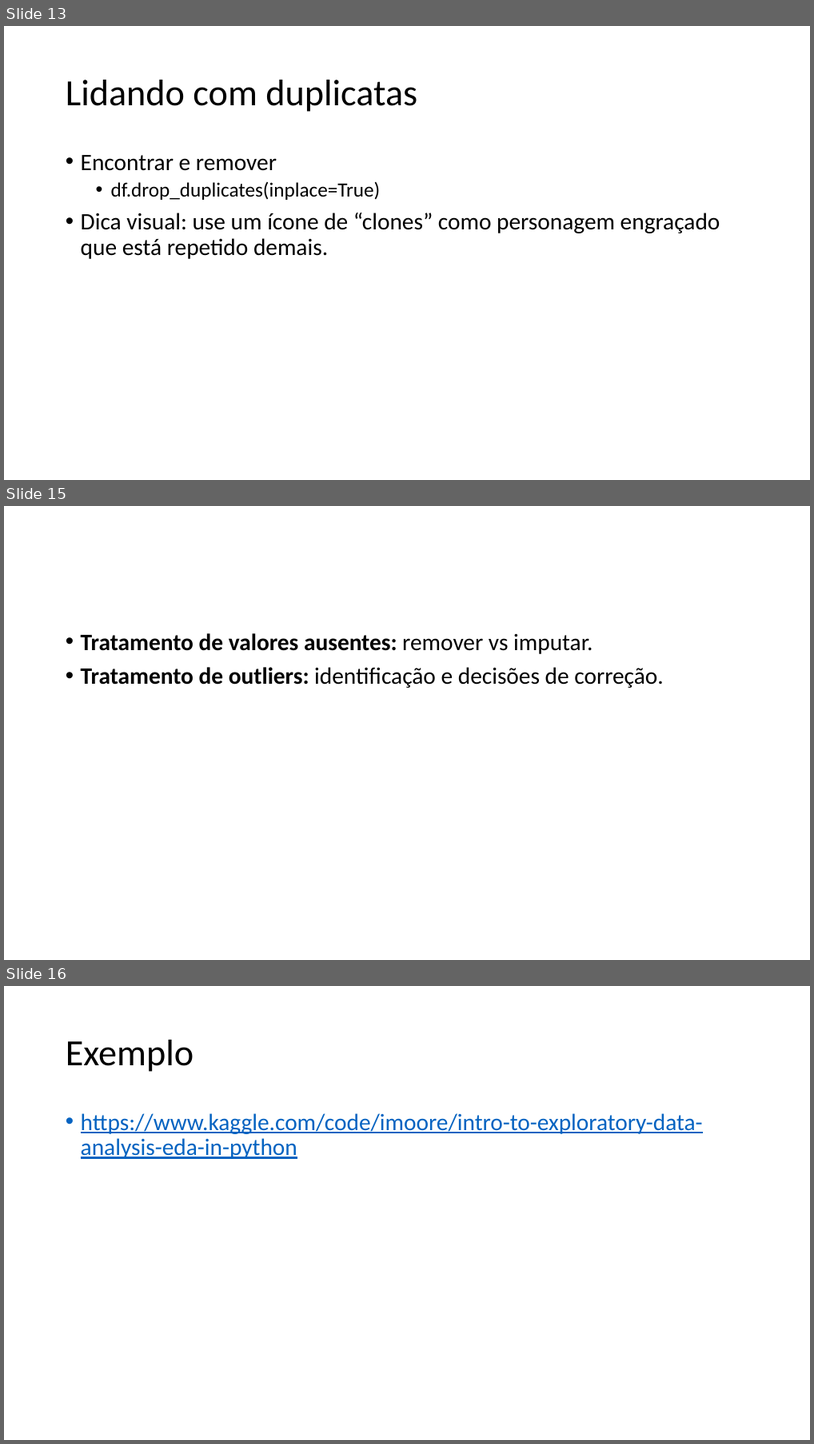
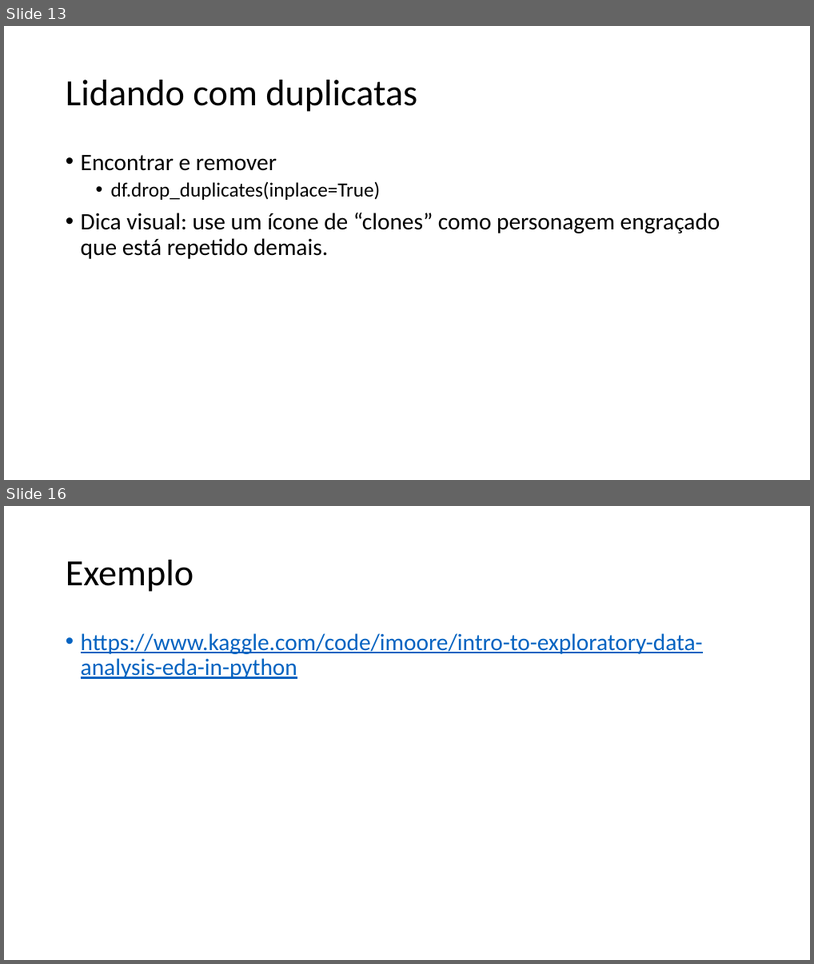
Before and after one commit to zz4fap/c24_inteligencia_artificial, a slide deck: slides/C24_EDA.pptx. Shown one above the other, each under a label of ours: slides 13, 15 and 16 before the commit, slides 13 and 16 after it; the slides between them are not shown. The pictures are 814x1444 and 814x964 pixels, drawn with LibreOffice and Linux fonts; fonts in the diff are those of the drawing. Boxes give left, top, right and bottom in pixels: in the first picture for what was removed or moved away, otherwise in the second. Text is boxed around its words. In the diff, an @@ line names an element or a change of style, - is before the commit and + after.

```diff
--- a/slides/C24_EDA.pptx
+++ b/slides/C24_EDA.pptx
@@ slide 15 removed at [4,506,810,960], background #FFFFFF @@
@@ text removed at [81,633,663,688] @@
-• Tratamento de valores ausentes: remover vs imputar.
-• Tratamento de outliers: identificação e decisões de correção.
```
Also in this commit, not shown: 5 slides changed, 2 slides added, 1 other slide removed, 1 other file.
